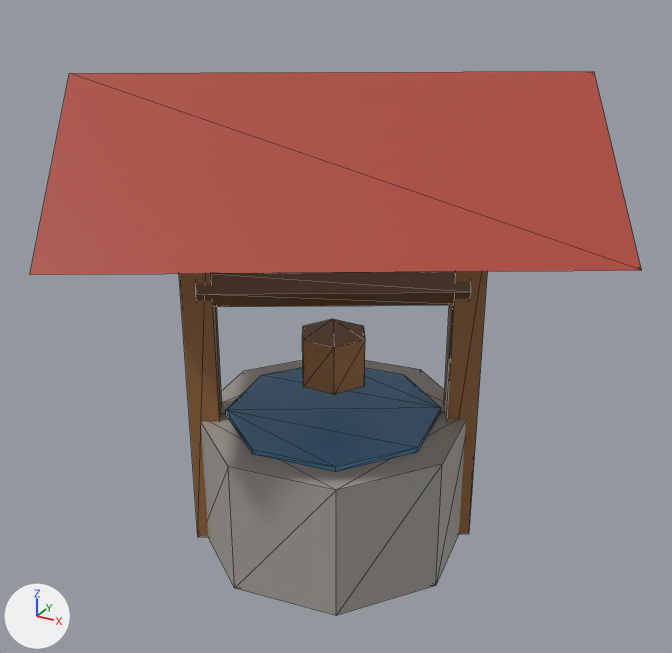
Two versions of the glTF model art/models/building_25.glb, one commit apart.
Camera for both pictures: a 50 mm camera at (0.406, -0.734, 0.604) aimed at (0.006, -0.005, 0.24). Lighting does not change. The marker at lower left points along +X, +Y and +Z. The older version comes first. Mesh edges are drawn as thin lines. Vertices at exactly the same position are counted once.

Names of what the first picture shows: 'building_25'.
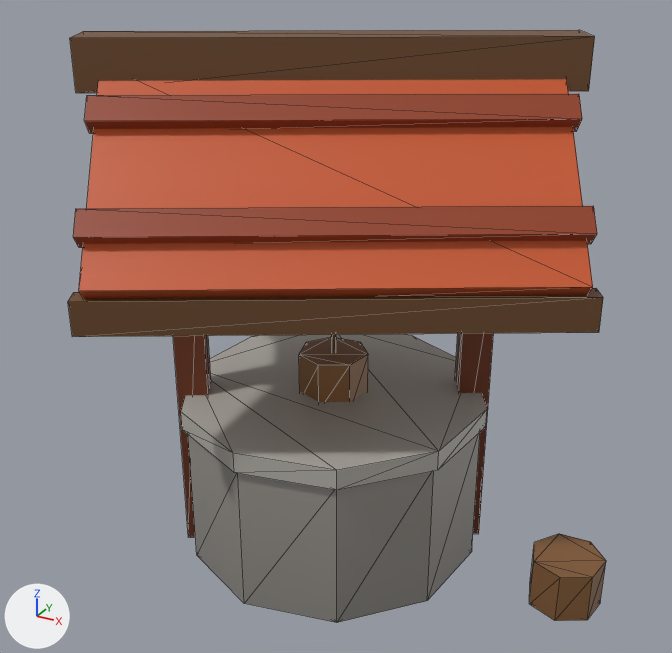
The change, as a diff of the scene's bpy script:
```diff
--- a/art/models/building_25.glb.py
+++ b/art/models/building_25.glb.py
@@ me_building_25 @@
 # used by ob_building_25; location = (0.0, 0.0, 0.0)
-me_building_25.from_pydata(...)  # 78 vertices, 128 faces; spans x -0.289..0.289, y -0.271..0.271, z 0.0..0.48
+me_building_25.from_pydata(...)  # 210 vertices, 340 faces; spans x -0.262..0.284, y -0.244..0.244, z 0.0..0.512
+# me_building_25 part 1: a new loose piece, a 10-sided cylinder along z spanning x -0.147..0.147, y -0.149..0.149, z 0.0..0.15, in mat_defaultmaterial
+# me_building_25 part 2: a new loose piece, a 10-sided cylinder along z spanning x -0.152..0.152, y -0.154..0.154, z 0.15..0.17, in mat_defaultmaterial
+# me_building_25 part 3: the loose piece of 8 vertices spanning x 0.092..0.133, y 0.045..0.085, z 0.0..0.36 is scaled about its middle by (1, 1, 0.944), then moved by (0.009, 0.005, -0.01)
+# me_building_25 part 4: a new loose piece, a 7-sided cylinder along z spanning x -0.035..0.033, y -0.035..0.033, z 0.16..0.21, in mat_defaultmaterial
+# me_building_25 part 5: a new loose piece, a 7-sided cylinder along z spanning x 0.216..0.284, y -0.029..0.039, z 0.0..0.05, in mat_defaultmaterial
+# me_building_25 part 6: the loose piece of 12 vertices spanning x -0.123..0.123, y -0.082..0.082, z 0.263..0.297 is rebuilt with 12 vertices and now spans x -0.132..0.132, y -0.089..0.089, z 0.261..0.299
+# me_building_25 part 7: the loose piece of 8 vertices spanning x -0.133..-0.092, y -0.085..-0.045, z 0.0..0.36 is rebuilt with 8 vertices and now spans x -0.142..-0.101, y -0.09..-0.05, z 0.0..0.34
+# me_building_25 part 8: the loose piece of 6 vertices spanning x -0.289..0.289, y -0.271..0.271, z 0.36..0.48 is rebuilt with 6 vertices and now spans x -0.2..0.2, y -0.182..0.182, z 0.34..0.46
+# me_building_25 part 9: the loose piece of 16 vertices spanning x -0.135..0.135, y -0.135..0.135, z 0.0..0.14 is deleted
+# me_building_25 part 10: the loose piece of 16 vertices spanning x -0.106..0.106, y -0.106..0.106, z 0.14..0.145 is deleted
+# me_building_25 part 11: 72 vertices added at x -0.262..0.262, y -0.244..0.244, z 0.3..0.512
+# me_building_25 part 12: 12 vertices removed from x -0.035..0.035, y -0.03..0.03, z 0.18..0.23; 8 vertices added at x -0.003..0.003, y -0.003..0.003, z 0.2..0.28
+# other edits to the shape of me_building_25 do not show in these pictures
 me_building_25.materials.append(mat_defaultmaterial)
```

Where the change shows, as pixel boxes [x1, y1, x2, y2] in the pictures (672 x 653 px; the box of a moved part takes in the faces that stretch with it):
'building_25', reshaped (12% narrower, 9% taller): before [30, 72, 642, 615]; after [68, 30, 606, 623]
part 1 of me_building_25, added: after [188, 432, 480, 623]
part 2 of me_building_25, added: after [181, 334, 487, 490]
part 3 of me_building_25, moved or reshaped: before [444, 271, 487, 534]; after [455, 333, 493, 533]
part 4 of me_building_25, added (brown): after [299, 337, 368, 402]
part 5 of me_building_25, added (brown): after [529, 534, 606, 621]
part 6 of me_building_25, rebuilt (not visible afterwards): before [196, 272, 471, 307]
part 7 of me_building_25, rebuilt: before [179, 273, 222, 537]; after [173, 336, 211, 537]
part 8 of me_building_25, rebuilt (not visible afterwards): before [30, 72, 642, 275]
part 9 of me_building_25, deleted: before [201, 360, 466, 615]
part 10 of me_building_25, deleted (blue): before [226, 368, 441, 472]
part 11 of me_building_25, added (orange): after [68, 30, 603, 337]
part 12 of me_building_25, moved or reshaped (mostly hidden afterwards): before [302, 319, 365, 394]; after [331, 334, 336, 352]
